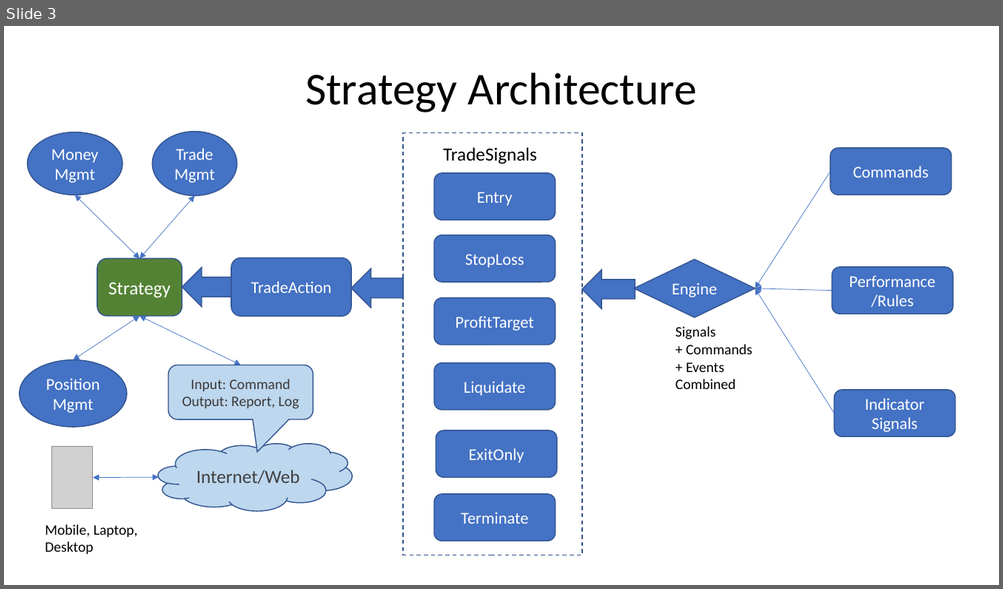
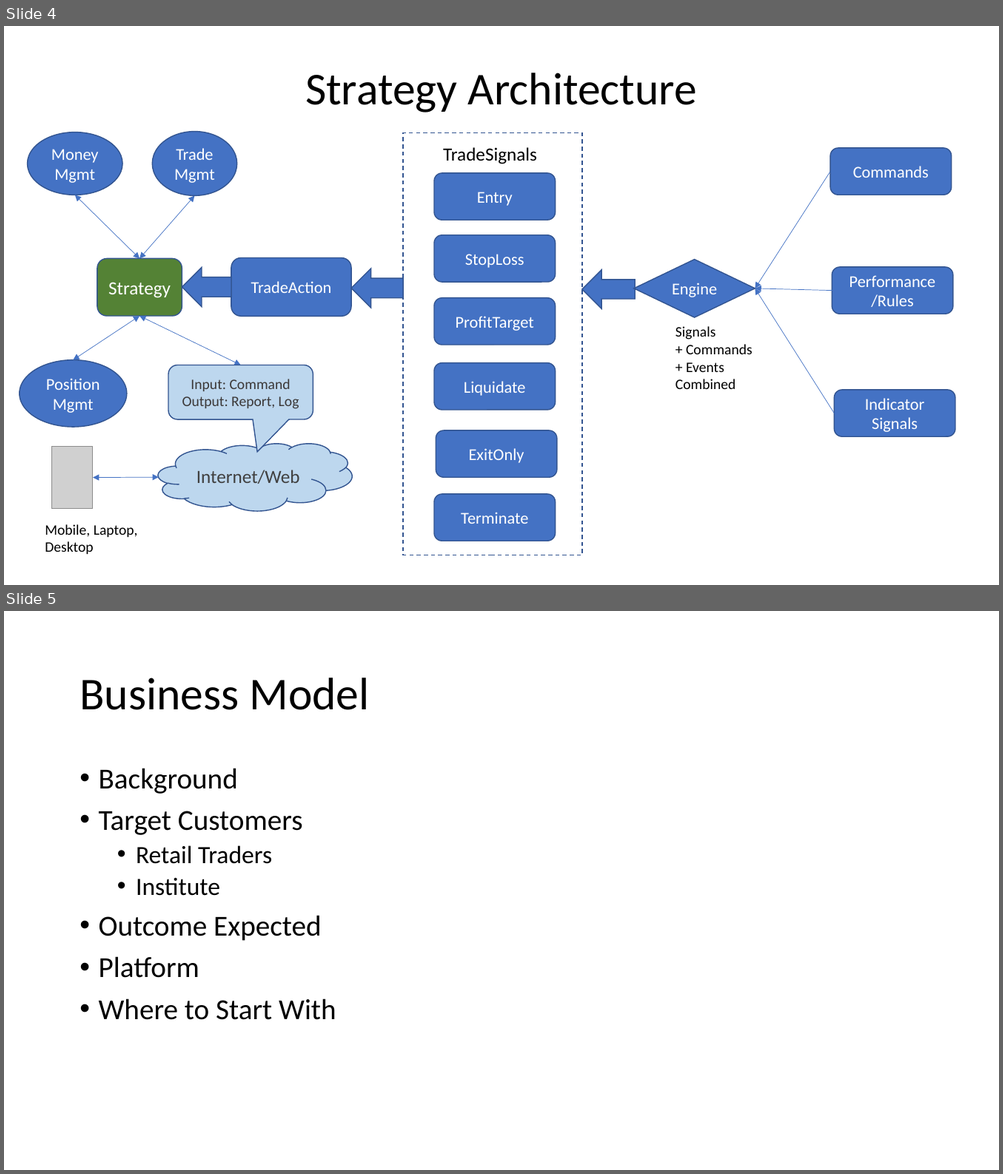
Before and after one commit to gerryzhou/targetrichtrades, a slide deck: NT8/Ninjatrader-web.pptx. Shown one above the other, each under a label of ours: slide 3 before the commit, slides 4 and 5 after it. The pictures are 1003x589 and 1003x1174 pixels, drawn with LibreOffice and Linux fonts; fonts in the diff are those of the drawing; grey boxes stand for pictures. Boxes give left, top, right and bottom in pixels: in the first picture for what was removed or moved away, otherwise in the second. Text is boxed around its words. In the diff, an @@ line names an element or a change of style, - is before the commit and + after.

```diff
--- a/NT8/Ninjatrader-web.pptx
+++ b/NT8/Ninjatrader-web.pptx
@@ slide 5 added at (x1=4, y1=611, x2=999, y2=1170), background #FFFFFF @@
@@ title added at (x1=79, y1=678, x2=369, y2=710), 44 pt, text #000000 @@
+Business Model
@@ text added at (x1=99, y1=768, x2=336, y2=1020), 28 pt, text #000000 @@
+• Background
+• Target Customers
+  • Retail Traders
+  • Institute
+• Outcome Expected
+• Platform
+• Where to Start With
@@ what was slide 3 is now slide 4 @@
```
Also in this commit, not shown: 6 other slides added, 20 other files.
